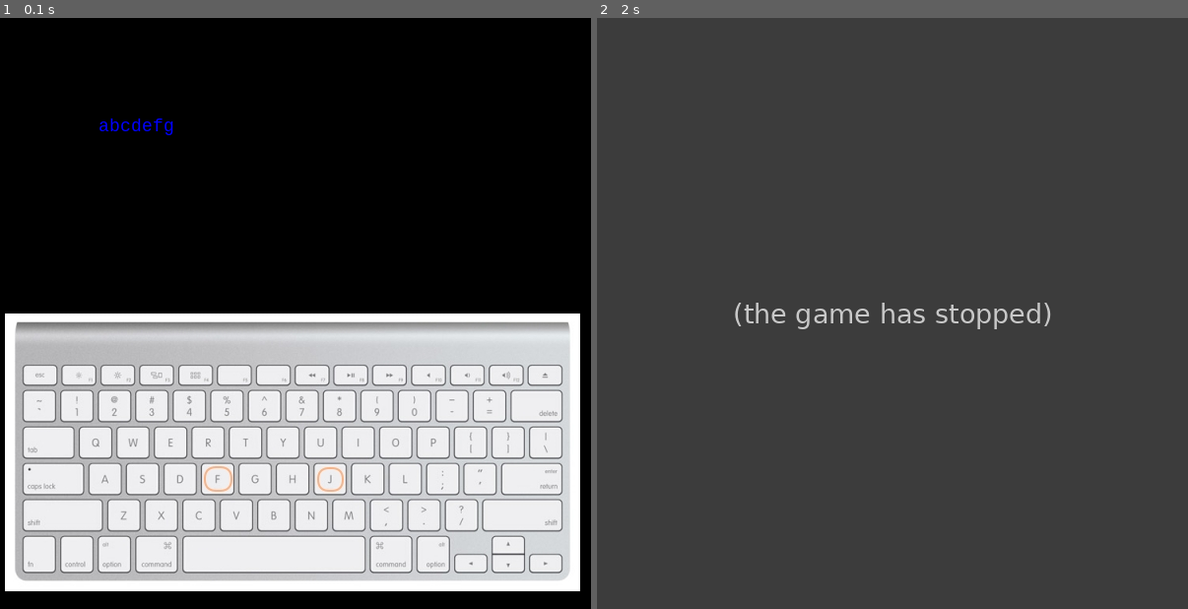
Above: before the commit, frames 1-2 (left to right).
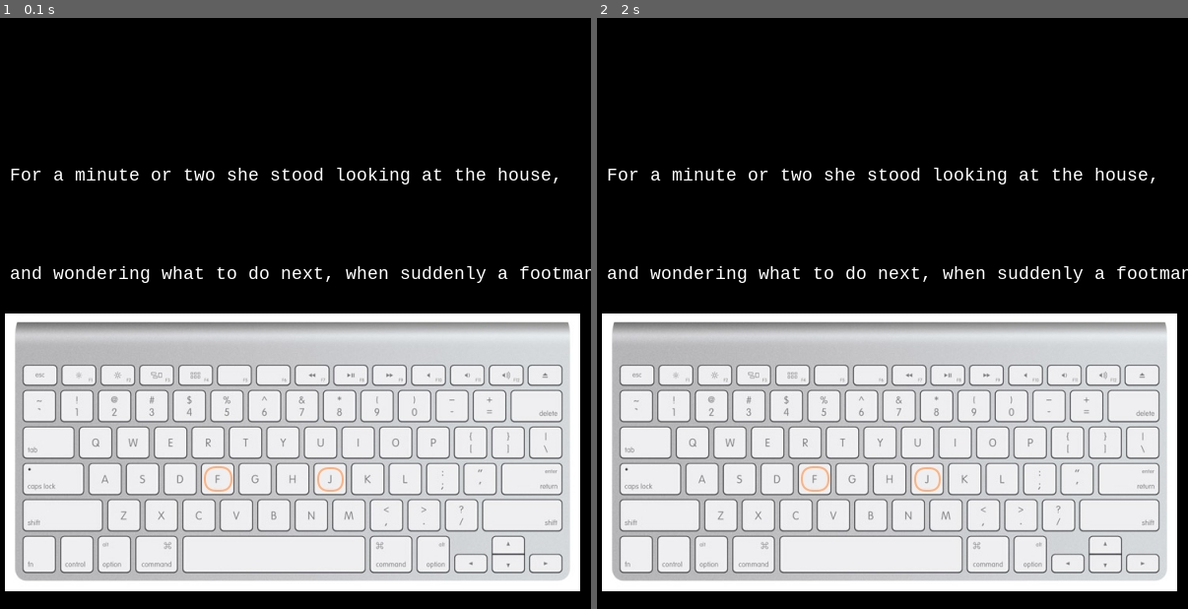
Above: after the commit, the same moments.

Repository: litdream/TypingGym
Game: pygame game, started from module_3.py
Two runs of this game, one before a commit and one after it. Both use one fixed random seed, a clock stepped at 60 frames per second and the inputs below. The source is Python 2; it was converted automatically to run under Python 3.
Inputs:
- Up to frame 1 (0.1 s): no input
- Up to frame 2 (2 s): no input

The runs differ from the first frame. In frame 1, 1.5% of the frame differs, in the area x 1-100%, y 17-45%; in frame 2, 100%, in the area x 0-100%, y 0-100%.
Before the commit the program exited at 1.88 s; later frames show no game.

Commit message:
No time to mess.

Diff:
--- a/module_3.py
+++ b/module_3.py
@@ -10,6 +10,32 @@
 
 # Alice in Wonderland were from gutenberg.org.
 #   https://www.gutenberg.org/ebooks/28885
+
+class WordLine(pygame.sprite.Sprite):
+    def __init__(self, font, color, line):
+        pygame.sprite.Sprite.__init__(self)
+        self.line = line
+        self.font = font
+        self.image = self.font.render( self.line, True, color)
+        self.rect = self.image.get_rect()
+        self.rect.x = 10
+        self.rect.y = 280
+        self.target_y = 250
+
+    def update(self):
+        while self.rect.y > self.target_y:
+            self.rect.y -= 5
+
+    def move_up(self):
+        self.target_y -= 100
+
+
+class UserLine(pygame.sprite.Sprite):
+    def __init__(self, font):
+        self.font = font
+
+    def match_render(self, userlist, linelist):
+        pass
 
 font_size=20
 def set_font():
@@ -59,15 +85,18 @@
     cur_line = ' '.join(load_line(arr))
     next_line = ' '.join(load_line(arr))
 
+    user_line = list()
+
+    # TEST
+    l = WordLine(font,  WHITE, cur_line)
+    l.move_up()
+    allSprites.add(l)
+
+    l2 = WordLine(font, WHITE, next_line)
+    allSprites.add(l2)
+
     while not done:
         screen.fill(BLACK)
-
-        text = font.render('abcdefg', True, BLUE)
-        screen.blit(text, (100, 100))
-
-        allSprites.update()
-        allSprites.draw(screen)
-
         #
         # Event handle
         #
@@ -77,15 +106,19 @@
                 pygame.quit()
 
 
+        allSprites.update()
+        allSprites.draw(screen)
+
+
         # Scrolling
         typed_line = cur_line
         cur_line = next_line
         next_line = ' '.join(load_line(arr))
 
-        clock.tick(60)
+        clock.tick(90)
         pygame.display.flip()
-        done = ( len(cur_line.strip()) == 0 )
-        print cur_line
+        #done = ( len(cur_line.strip()) == 0 )
+
 
 def main_loop():
     global score
